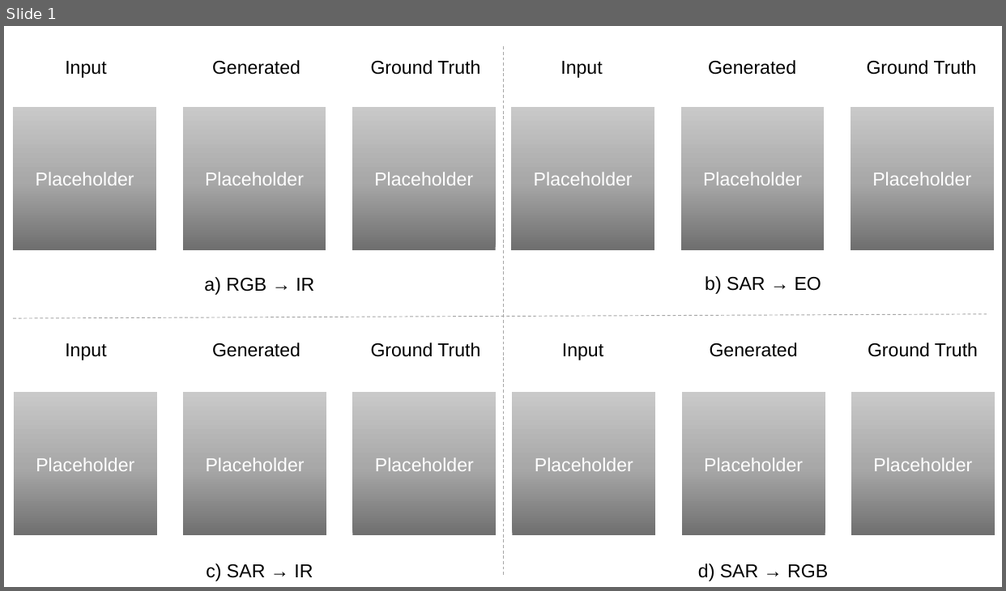
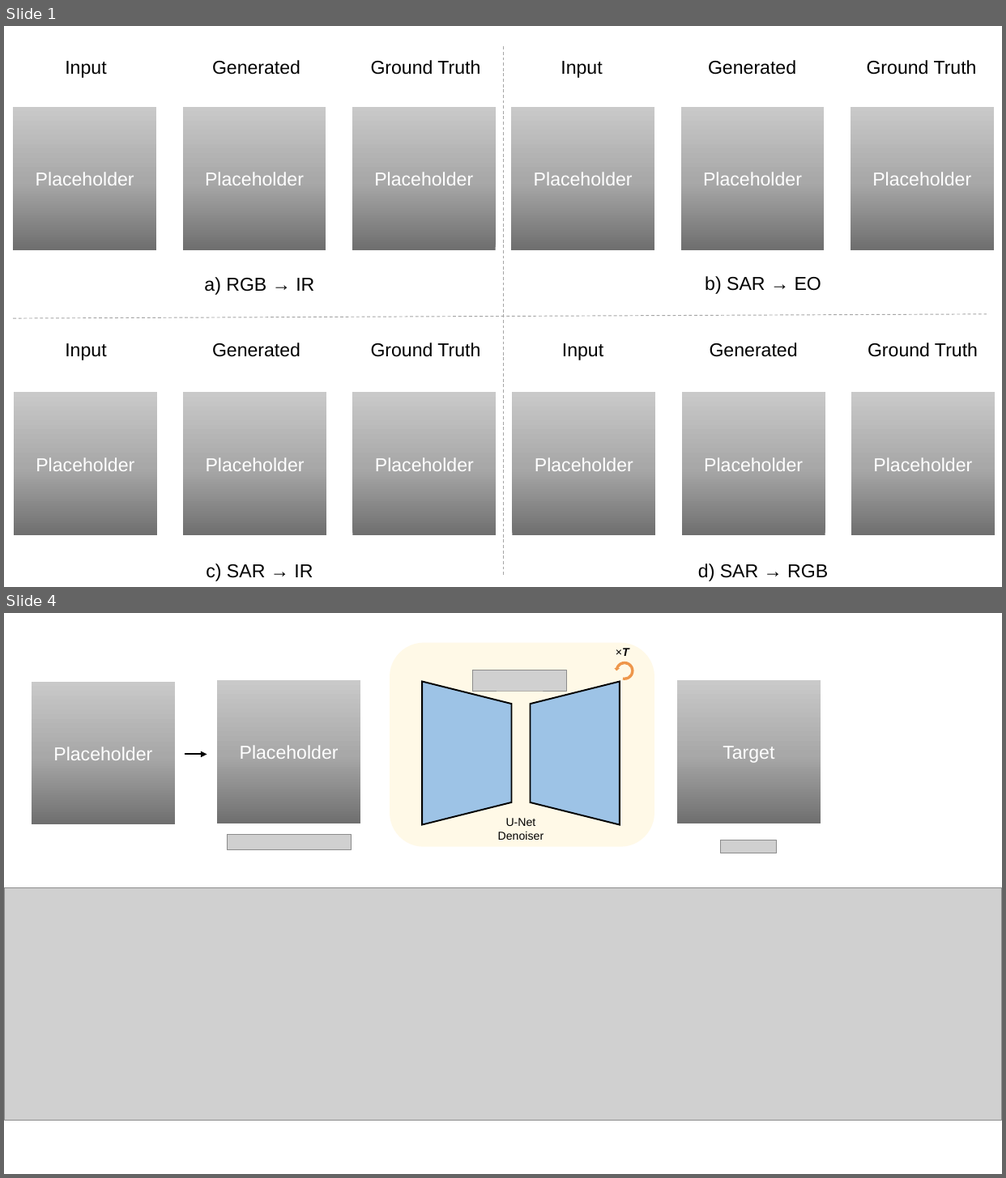
Before and after one commit to Bili-Sakura/4th-MAVIC-T, a slide deck: manuscripts/submission/figures/Figures.pptx. Shown one above the other, each under a label of ours: slide 1 before the commit, slides 1 and 4 after it; the slides between them are not shown. The pictures are 1006x591 and 1006x1178 pixels, drawn with LibreOffice and Linux fonts; fonts in the diff are those of the drawing; grey boxes stand for pictures; background and template pictures are left out. Boxes give left, top, right and bottom in pixels: in the first picture for what was removed or moved away, otherwise in the second. Text is boxed around its words. In the diff, an @@ line names an element or a change of style, - is before the commit and + after.

```diff
--- a/manuscripts/submission/figures/Figures.pptx
+++ b/manuscripts/submission/figures/Figures.pptx
@@ slide 4 added at [4,613,1002,1174], background #FFFFFF @@
@@ rounded rectangle added at [390,643,654,847], fill #FFF9E7 @@
@@ circular arrow added at [614,660,635,681], fill #EE964B @@
@@ text added at [616,648,629,656], 11 pt, text #000000 @@
+×T
@@ rectangle added at [32,682,176,825], fill gradient #6F6F6F to #A8A8A8 to #C9C9C9, 18 pt, text #FFFFFF @@
+Placeholder
@@ rectangle added at [217,680,361,824], fill gradient #6F6F6F to #A8A8A8 to #C9C9C9, 18 pt, text #FFFFFF @@
+Placeholder
@@ trapezoid added at [423,682,512,825], fill #9DC3E6, outline #000000 1.5 pt @@
@@ picture added at [473,670,567,691] @@
@@ trapezoid added at [530,682,620,825], fill #9DC3E6, outline #000000 1.5 pt @@
@@ rectangle added at [677,680,820,824], fill gradient #6F6F6F to #A8A8A8 to #C9C9C9, 18 pt, text #FFFFFF @@
+Target
@@ arrow added from (185, 755) to (206, 755), #000000 1.5 pt @@
@@ text added at [498,818,544,840], 11 pt, text #000000 @@
+U-Net Denoiser
@@ picture added at [227,835,351,850] @@
@@ picture added at [721,841,778,854] @@
@@ picture added at [4,888,1002,1120] @@
```
Also in this commit, not shown: 1 slide changed, 1 other slide added, 1 other file.
